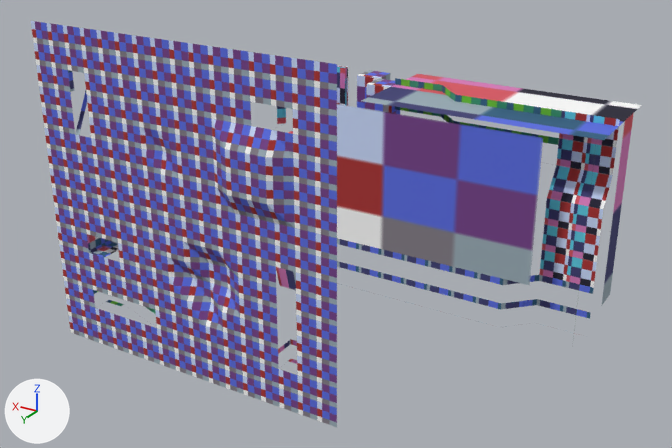
Two versions of the OBJ model asset/room/test/mesh.obj, one commit apart.
One viewpoint serves both versions: a 50 mm lens placed at (-50.7, 58.0, 32.2), pointed at (-13.2, -4.6, 0.9). Arrows for +X, +Y and +Z are at lower left; the lights stay in place. Where no turn or scale is listed for an object, it has been applied to the vertices. Vertices at the same position are counted once.
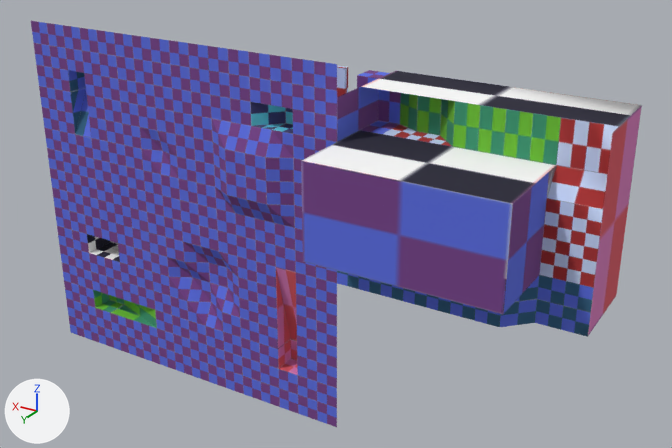
Pixel boxes (x1, y1, x2, y2) of what changed, in the pictures (672 x 448 px; the box of a moved part takes in the faces that stretch with it):
'Default', reshaped
    before: (31, 21, 641, 427)
    after: (31, 21, 642, 427)
part 1 of me_default, deleted
    before: (601, 113, 634, 306)
part 2 of me_default, added
    after: (70, 87, 156, 328)
part 3 of me_default, moved or reshaped
    before: (337, 74, 641, 285)
    after: (254, 71, 642, 349)
part 4 of me_default, surface changed
    both: (31, 21, 603, 427)

What changed in the scene script:
```text
Change me_default:
    used by ob_default; location = (0.0, 0.0, 0.0)
    verts and faces of me_default; kept vertices keep their numbers, new ones are numbered from 435
    before: 16 (4.0, 0.0, -10.0) at pixel (155, 309), 30 (10.0, -2.0, 10.0), 31 (12.0, 0.0, 6.0) at pixel (75, 134), 32 (12.0, -2.0, 10.0) at pixel (86, 86), 33 (10.0, 0.0, 6.0) at pixel (91, 137)
    before: 95 (8.0, 0.0, -6.0) at pixel (119, 262), 96 (8.0, 0.0, -4.0) at pixel (117, 242), 139 (4.0, 0.0, -12.0) at pixel (156, 328), 142 (12.0, 0.0, 10.0) at pixel (70, 91), 143 (10.0, -2.0, -12.0) at pixel (124, 304)
    before: 145 (10.0, -2.0, -10.0), 147 (10.0, 0.0, -12.0) at pixel (110, 312), 149 (10.0, 0.0, -10.0) at pixel (108, 294), 154 (10.0, 0.0, -6.0) at pixel (104, 257), 160 (10.0, -4.0, -4.0)
    before: 173 (10.0, -4.0, -6.0), 175 (10.0, 0.0, -4.0) at pixel (102, 238), 177 (10.0, 0.0, 10.0) at pixel (86, 94)
    remove me_default.from_pydata(...)  # 435 vertices, 704 faces; spans x -36.0..16.0, y -9.5..1.0, z -16.0..16.0
    add me_default.from_pydata(...)  # 428 vertices, 706 faces; spans x -36.0..16.0, y -9.5..5.0, z -16.0..16.0
    me_default part 1: the loose piece of 4 vertices spanning x -35.5, y -9.5..0.0, z -2.0..13.5 is deleted
    me_default part 2
    add faces += [(139, 147, 143), (95, 154, 173), (16, 145, 149), (96, 160, 175), (30, 177, 33), (31, 142, 32)]
    me_default part 3
    23 vertices are removed from x -36.0..-16.0, y -9.5..0.0, z 10.0..14.0
    53 faces are deleted
    3 vertices in x -30.0..-26.0, y -3.5, z 14.0 move by (2.0, 0.0, -0.5)
    4 vertices move from x -36.0..-18.0, y -4.5..-3.5, z 10.0..14.0 to x -34.0..-18.0, y -5.5..-3.5, z 10.0..13.5
    20 vertices are added at x -36.0..-16.0, y -9.5..5.0, z -2.0..13.5
    51 new faces join them
    me_default part 4: 649 kept faces spanning x -36.0..16.0, y -8.5..1.0, z -16.0..16.0 get new texture (UV) coordinates
```
